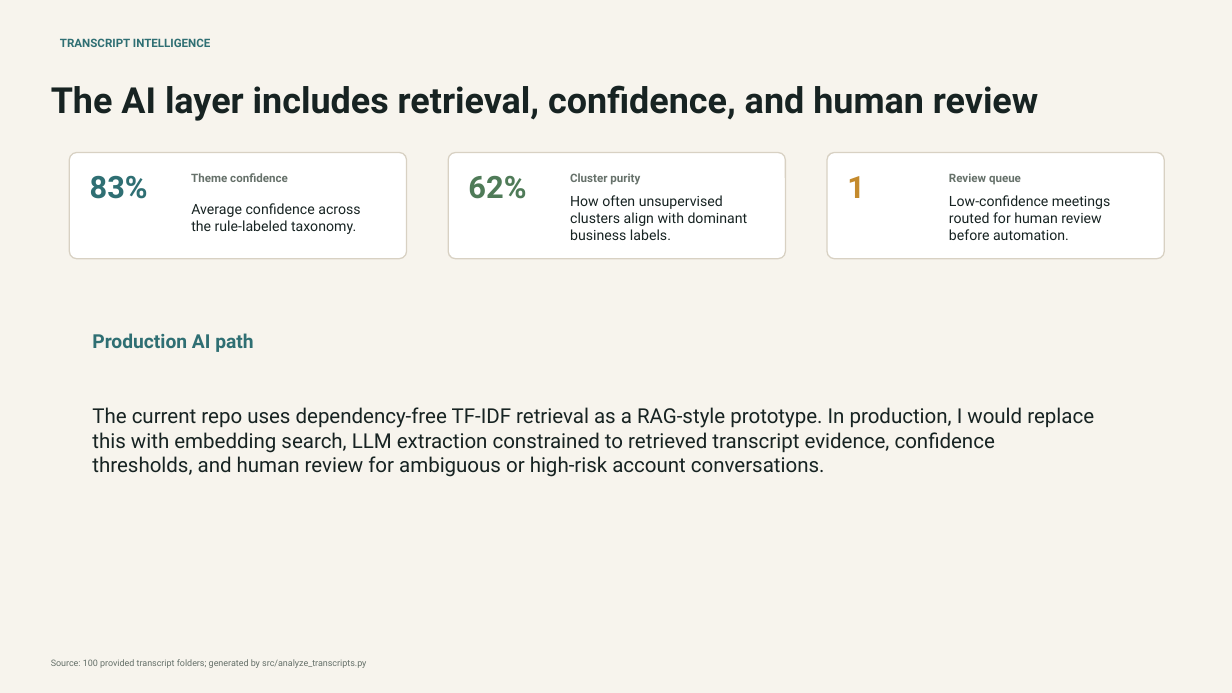
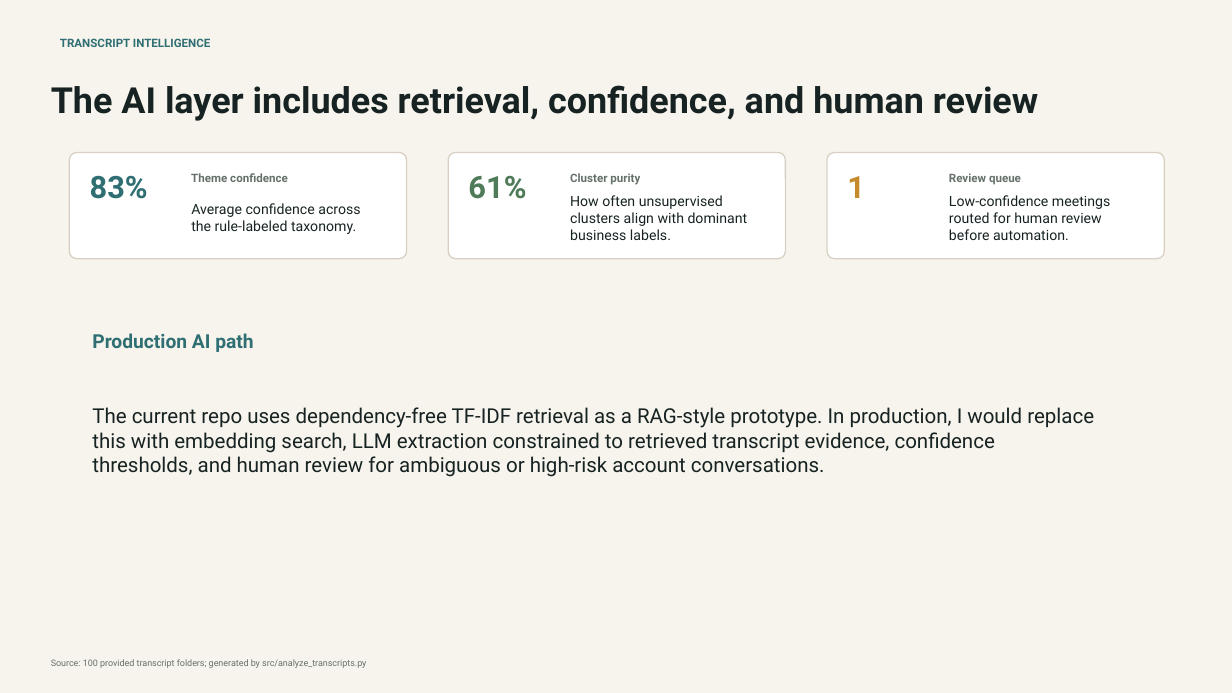
Before and after one commit to gsrikaveri123/transcript-intelligence, a slide deck: slide 9 of interview-assignment/deliverables/Transcript_Intelligence_Leadership_Deck.pptx. Drawn at 1232x693 pixels with LibreOffice and Linux fonts; fonts in the diff are those of the drawing. Boxes give left, top, right and bottom in pixels: in the first picture for what was removed or moved away, otherwise in the second. Text is boxed around its words. In the diff, an @@ line names an element or a change of style, - is before the commit and + after.

```diff
--- a/interview-assignment/deliverables/Transcript_Intelligence_Leadership_Deck.pptx
+++ b/interview-assignment/deliverables/Transcript_Intelligence_Leadership_Deck.pptx
@@ text at bbox=[468, 176, 526, 199]: text changed @@
-62%
+61%
```
Also in this commit, not shown: 2 other slides changed, 1 slide added, 22 other files.
